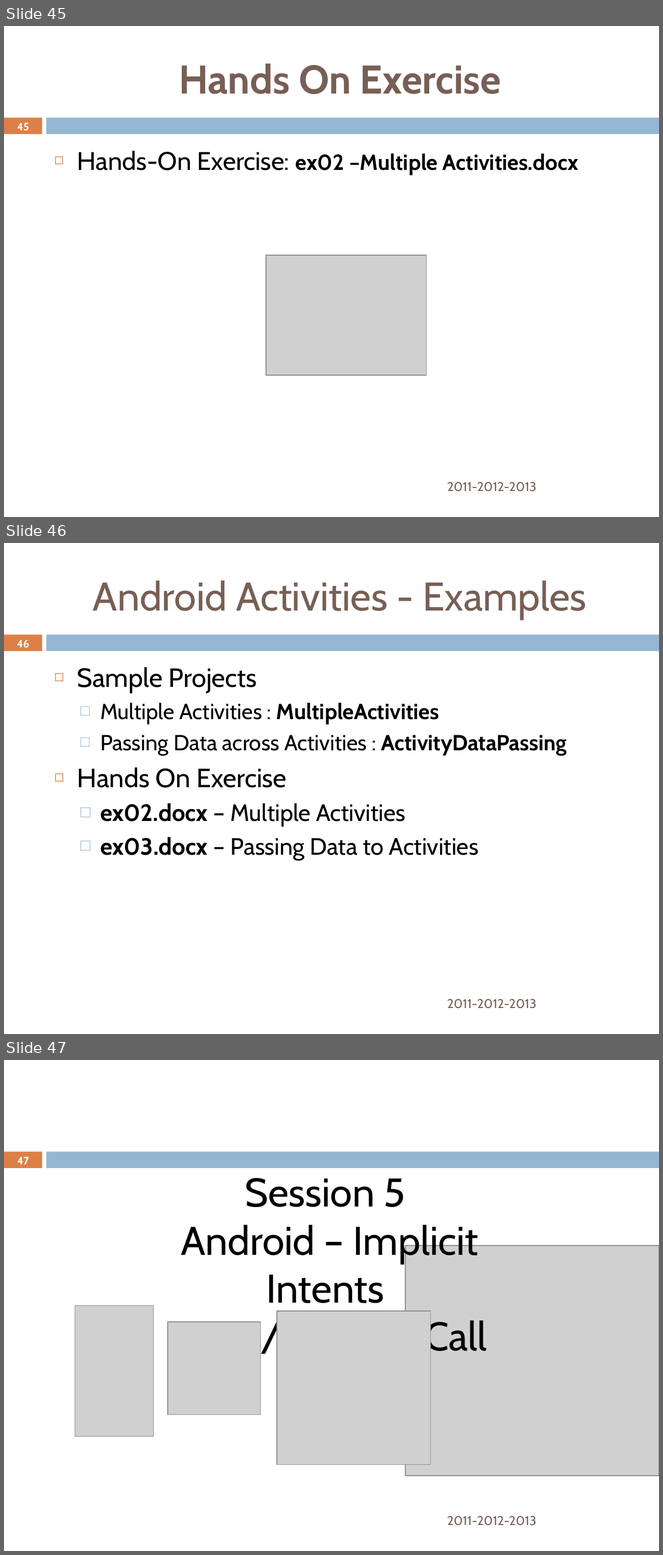
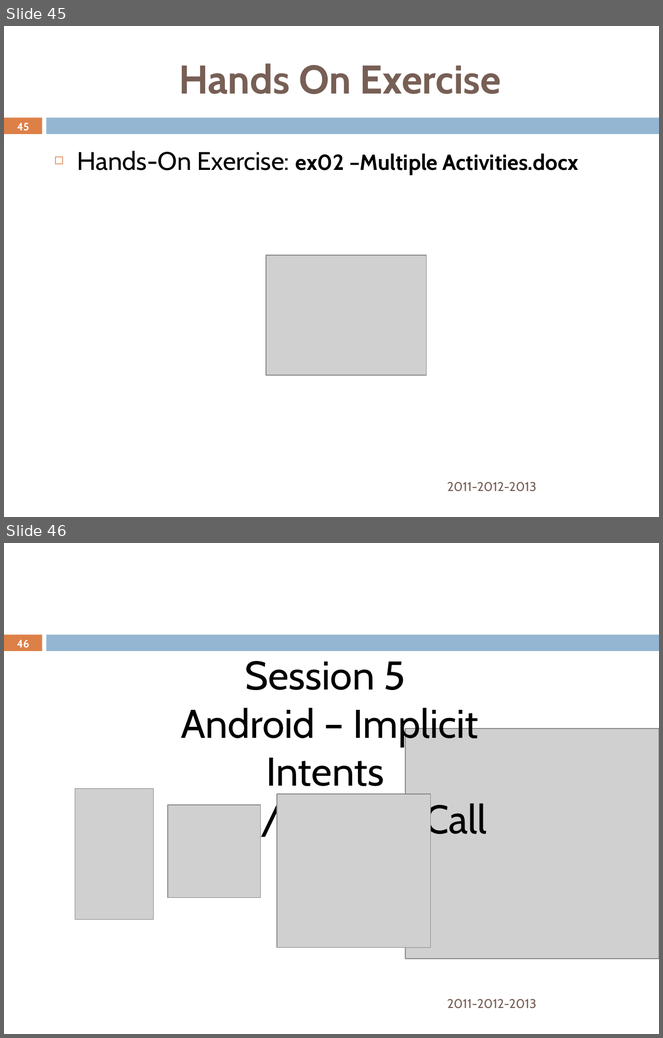
Before and after one commit to rominirani/StudentDevDays-2013-Goa-Android-Workshop, a slide deck: AndroidStudentDevDays-March-2013-MindStormSoftware.pptx. Shown one above the other, each under a label of ours: slides 45, 46 and 47 before the commit, slides 45 and 46 after it. The pictures are 663x1555 and 663x1038 pixels, drawn with LibreOffice and Linux fonts; fonts in the diff are those of the drawing; grey boxes stand for pictures; background and template pictures are left out. Boxes give left, top, right and bottom in pixels: in the first picture for what was removed or moved away, otherwise in the second. Text is boxed around its words. In the diff, an @@ line names an element or a change of style, - is before the commit and + after.

Commit message:
Updated Preso & Hands-on Exercises corrections

```diff
--- a/AndroidStudentDevDays-March-2013-MindStormSoftware.pptx
+++ b/AndroidStudentDevDays-March-2013-MindStormSoftware.pptx
@@ slide 46 removed at [4, 543, 659, 1034], background #FFFFFF; not listed: 2 template elements that a slide beside it also shows @@
@@ title removed at [93, 580, 586, 619] @@
-Android Activities - Examples
@@ page number removed at [17, 640, 29, 648] @@
-46
@@ text removed at [77, 667, 567, 860] @@
-◻ Sample Projects
-  □ Multiple Activities : MultipleActivities
-  □ Passing Data across Activities : ActivityDataPassing
-◻ Hands On Exercise
-  □ ex02.docx – Multiple Activities
-  □ ex03.docx – Passing Data to Activities
@@ text removed at [447, 999, 536, 1009] @@
-2011-2012-2013
@@ what was slide 47 is now slide 46 @@
@@ page number at [17, 640, 29, 648]: text changed @@
-47
+46
```
Also in this commit, not shown: 4 slides changed, 3 other slides removed, 4 other files.
